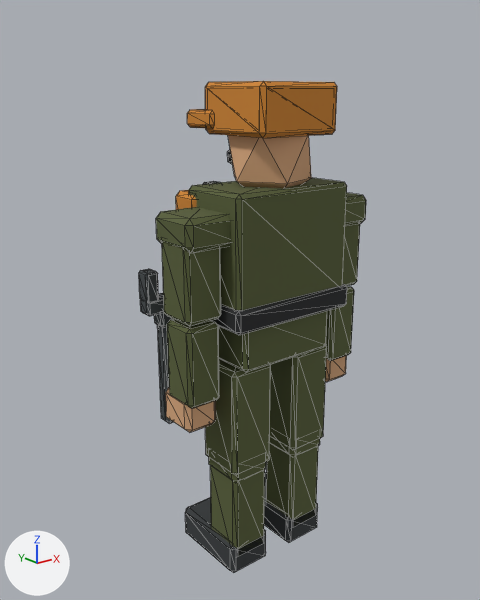
Before and after pictures for a commit that changed the glTF model assets/models/soldier_engineer.glb.
One viewpoint serves both versions: a camera (50 mm lens) standing at (-1.282, -1.465, 1.474) and looking at (-0.006, 0.13, 0.836). Arrows for +X, +Y and +Z are at lower left; the lights stay in place. The older version comes first. Mesh edges are drawn as thin lines. Vertices at exactly the same position are counted once.

The scene before the commit, as lines of its bpy script (objects in view):
```python
me_soldier_engineer_015 = bpy.data.meshes.new('soldier_engineer.015')
me_soldier_engineer_015.from_pydata(...)  # 852 vertices, 1556 faces; spans x -0.35..0.34, y -0.13..0.21, z 0.0..1.5
me_soldier_engineer_015.materials.append(mat_palette)  # picture img_palette
ob_soldier_engineer = bpy.data.objects.new('soldier_engineer', me_soldier_engineer_015)
ob_soldier_engineer.location = (0.0, 0.0, 0.0)
```
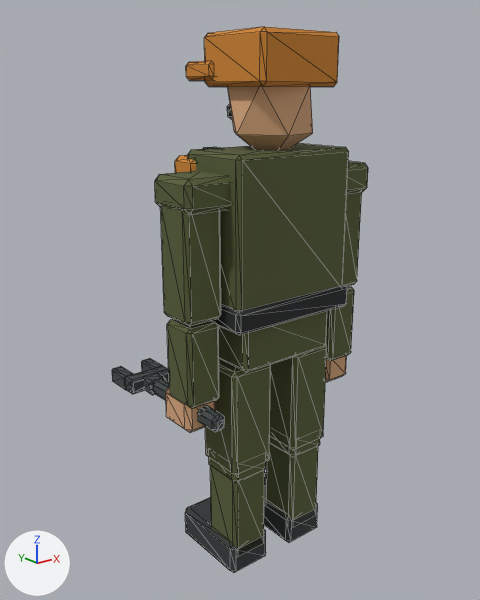
The newer file is also rescaled (x0.5) as a whole; pictures and numbers use the older file's frame.

Location of each change, [x1, y1, x2, y2] in pixels of the pictures (480 x 600 px; the box of a moved part takes in the faces that stretch with it):
'soldier_engineer', reshaped (13% wider, 11% taller)
    before: [139, 81, 366, 573]
    after: [112, 27, 368, 573]
part 1 of me_soldier_engineer_015, moved or reshaped
    before: [228, 135, 311, 188]
    after: [227, 86, 313, 150]
part 2 of me_soldier_engineer_015, moved or reshaped
    before: [228, 150, 233, 165]
    after: [227, 104, 232, 120]
part 3 of me_soldier_engineer_015, moved or reshaped
    before: [345, 193, 366, 226]
    after: [347, 161, 368, 194]
part 4 of me_soldier_engineer_015, moved or reshaped
    before: [156, 207, 231, 253]
    after: [155, 171, 230, 215]
part 5 of me_soldier_engineer_015, moved or reshaped (not visible before)
    after: [204, 27, 339, 87]
part 6 of me_soldier_engineer_015, moved or reshaped
    before: [187, 109, 215, 129]
    after: [186, 61, 214, 81]
part 7 of me_soldier_engineer_015, moved or reshaped
    before: [158, 325, 173, 423]
    after: [153, 378, 224, 432]
part 8 of me_soldier_engineer_015, moved or reshaped (not visible before)
    after: [143, 373, 166, 395]
part 9 of me_soldier_engineer_015, added
    after: [124, 366, 169, 394]
part 10 of me_soldier_engineer_015, moved or reshaped
    before: [139, 269, 159, 303]
    after: [112, 366, 133, 390]
part 11 of me_soldier_engineer_015, added
    after: [141, 358, 162, 371]
part 12 of me_soldier_engineer_015, deleted (brown)
    before: [205, 81, 337, 138]
part 13 of me_soldier_engineer_015, deleted
    before: [154, 312, 173, 328]
part 14 of me_soldier_engineer_015, moved or reshaped
    before: [140, 177, 360, 323]
    after: [160, 143, 362, 323]

The change, as a list of edits to the scene's bpy script:
```text
Change me_soldier_engineer_015:
    used by ob_soldier_engineer; location = (0.0, 0.0, 0.0)
    remove me_soldier_engineer_015.from_pydata(...)  # 852 vertices, 1556 faces; spans x -0.35..0.34, y -0.13..0.21, z 0.0..1.5
    add me_soldier_engineer_015.from_pydata(...)  # 812 vertices, 1480 faces; spans x -0.36..0.35, y -0.13..0.37, z 0.0..1.63
    me_soldier_engineer_015 part 1: the loose piece of 12 vertices spanning x -0.12..0.12, y -0.12..0.12, z 1.15..1.45 is moved by (0.0, 0.0, 0.13)
    me_soldier_engineer_015 part 2: the loose piece of 12 vertices spanning x -0.07..-0.01, y 0.09..0.12, z 1.26..1.33 is moved by (0.0, 0.0, 0.13)
    me_soldier_engineer_015 part 3: the loose piece of 24 vertices spanning x 0.17..0.34, y -0.09..0.09, z 1.08..1.16 is moved by (0.0, 0.0, 0.1)
    me_soldier_engineer_015 part 4: the loose piece of 24 vertices spanning x -0.34..-0.17, y -0.09..0.09, z 1.08..1.16 is moved by (0.0, 0.0, 0.1)
    me_soldier_engineer_015 part 5: the loose piece of 24 vertices spanning x -0.14..0.14, y -0.12..0.12, z 1.37..1.5 is moved by (0.0, 0.0, 0.13)
    me_soldier_engineer_015 part 6: the loose piece of 24 vertices spanning x -0.15..0.15, y 0.08..0.2, z 1.38..1.42 is moved by (0.0, 0.0, 0.13)
    me_soldier_engineer_015 part 7: the loose piece of 24 vertices spanning x -0.3..-0.26, y 0.12..0.17, z 0.49..0.83 is turned -90 degrees about the x axis through its middle, then moved by (0.0, -0.1, -0.07)
    me_soldier_engineer_015 part 8: the loose piece of 24 vertices spanning x -0.14..0.14, y 0.08..0.19, z 1.38..1.42 is scaled about its middle by (0.186, 0.509, 1.03), then moved by (-0.28, 0.09, -0.81)
    me_soldier_engineer_015 part 9: the loose piece of 24 vertices spanning x -0.35..-0.2, y 0.12..0.17, z 0.86..0.9 is copied, and the copy is turned -90 degrees about the x axis through its middle, then moved by (0.0, 0.12, -0.29); it spans x -0.36..-0.21, y 0.24..0.29, z 0.56..0.61
    me_soldier_engineer_015 part 10: the loose piece of 24 vertices spanning x -0.35..-0.31, y 0.12..0.17, z 0.89..0.99 is turned -90 degrees about the x axis through its middle, then moved by (0.0, 0.18, -0.35)
    me_soldier_engineer_015 part 11: the loose piece of 24 vertices spanning x -0.2..-0.04, y -0.08..0.08, z 0.36..0.7 is copied, and the copy is turned -90 degrees about the x axis through its middle and scaled by 0.258, then moved by (-0.11, 0.32, 0.06); it spans x -0.25..-0.21, y 0.28..0.37, z 0.56..0.61
    me_soldier_engineer_015 part 12: the loose piece of 24 vertices spanning x -0.14..0.14, y -0.13..0.13, z 1.36..1.5 is deleted
    me_soldier_engineer_015 part 13: the loose piece of 24 vertices spanning x -0.31..-0.25, y 0.12..0.17, z 0.81..0.87 is deleted
    me_soldier_engineer_015 part 14: 96 vertices moved from x -0.34..0.34, y -0.12..0.17, z 0.89..1.23 to x -0.34..0.34, y -0.12..0.18, z 0.89..1.32; 54 vertices removed from x -0.35..0.09, y 0.1..0.17, z 0.86..1.21; 6 vertices added at x -0.09..0.09, y 0.11..0.15, z 0.91..1.31
    other edits to the shape of me_soldier_engineer_015 do not show in these pictures
```
